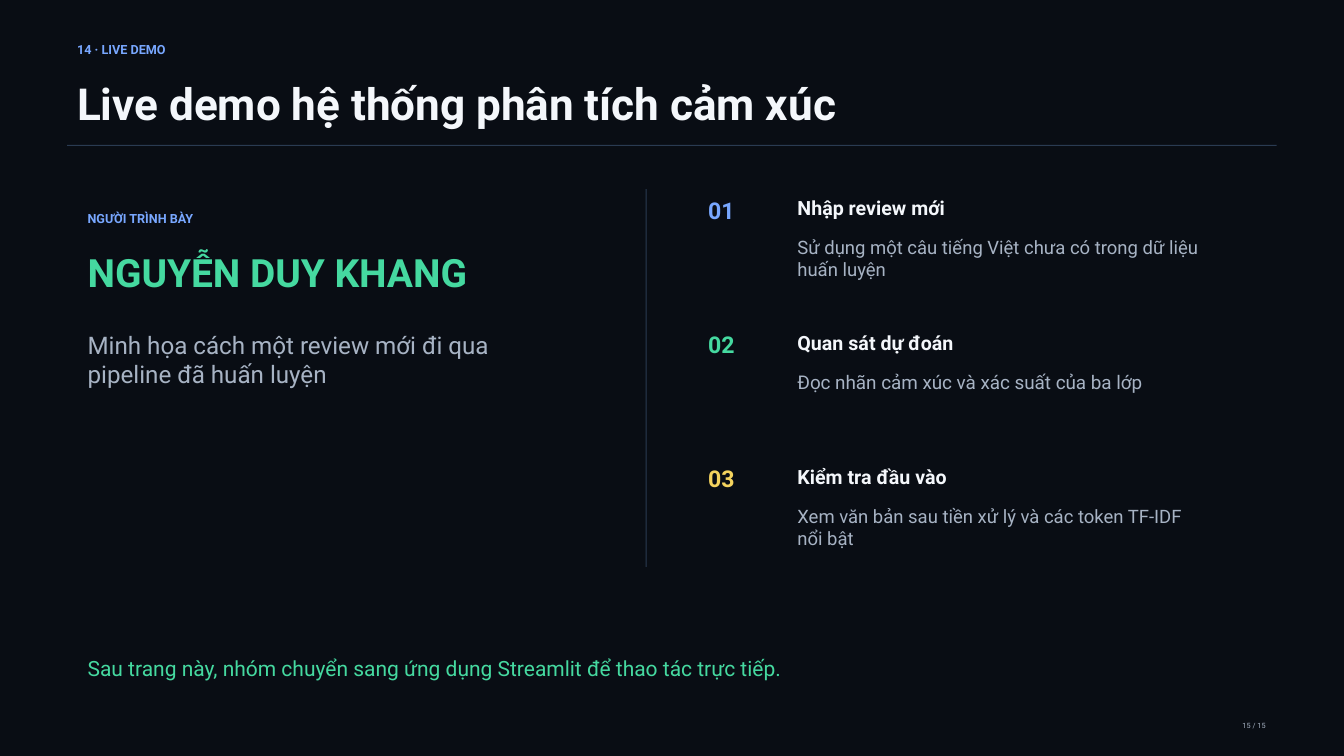
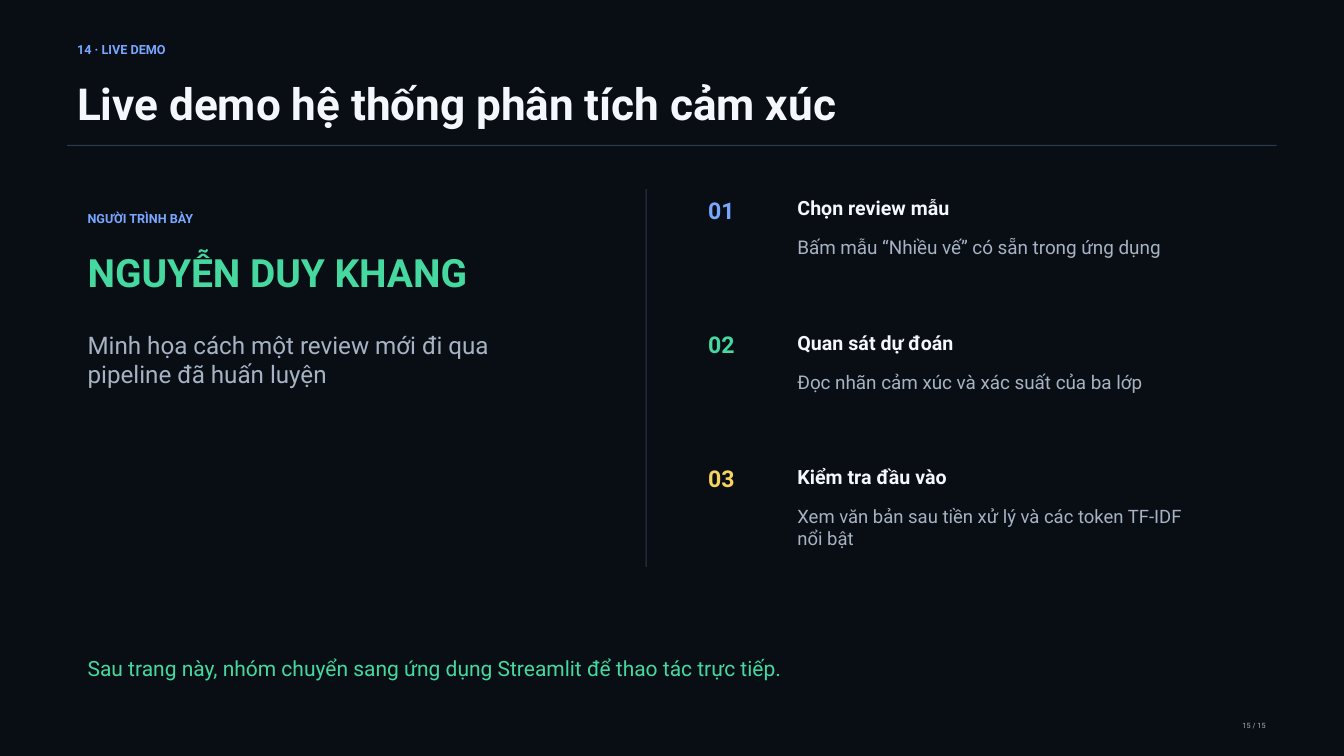
Before and after one commit to NDK2002/ML-Sentiment-Analysis-ITviec, a slide deck: slide 15 of reports/slides/ITviec_Sentiment_Analysis.pptx. Drawn at 1344x756 pixels with LibreOffice and Linux fonts; fonts in the diff are those of the drawing. Boxes give left, top, right and bottom in pixels: in the first picture for what was removed or moved away, otherwise in the second. Text is boxed around its words. In the diff, an @@ line names an element or a change of style, - is before the commit and + after.

Commit message:
Improve ML sentiment inference and evaluation after preprocessing fixes (#8)
Tạm merge, review lại sau

```diff
--- a/reports/slides/ITviec_Sentiment_Analysis.pptx
+++ b/reports/slides/ITviec_Sentiment_Analysis.pptx
@@ text at box(797, 199, 950, 219): text changed @@
-Nhập review mới
+Chọn review mẫu
@@ text at box(797, 238, 1161, 258): text changed; size 13.2 to 13.5 pt @@
-Sử dụng một câu tiếng Việt chưa có trong dữ liệu huấn luyện
+Bấm mẫu “Nhiều vế” có sẵn trong ứng dụng
```
Also in this commit, not shown: 8 other slides changed, 27 other files.
